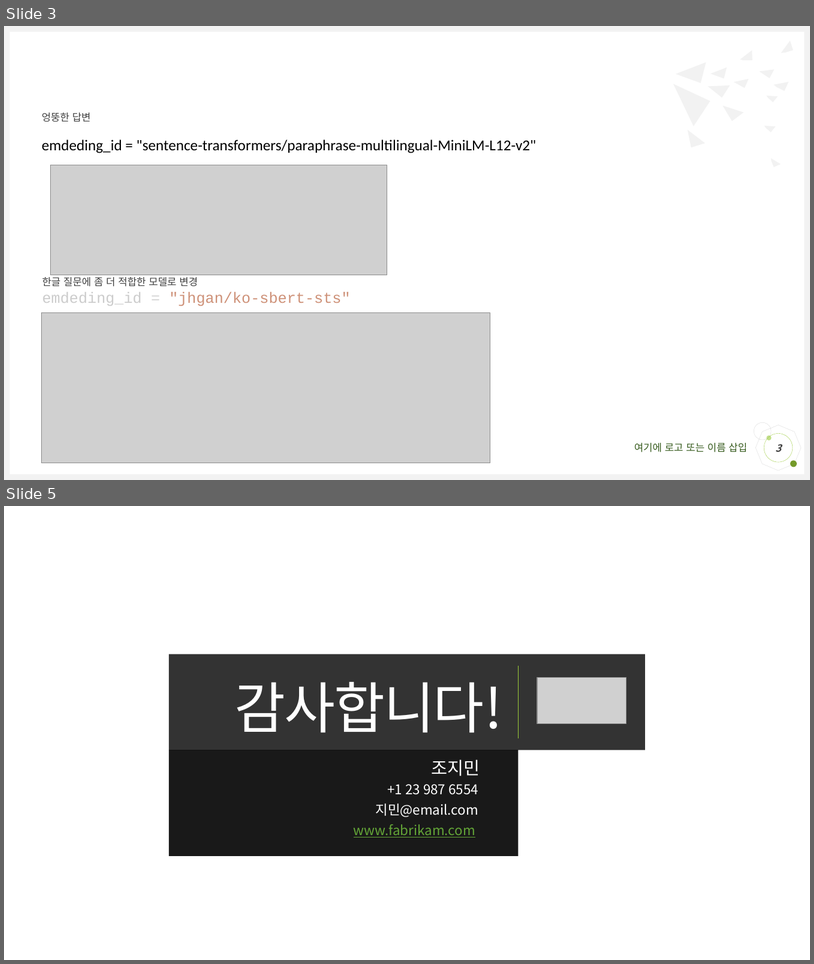
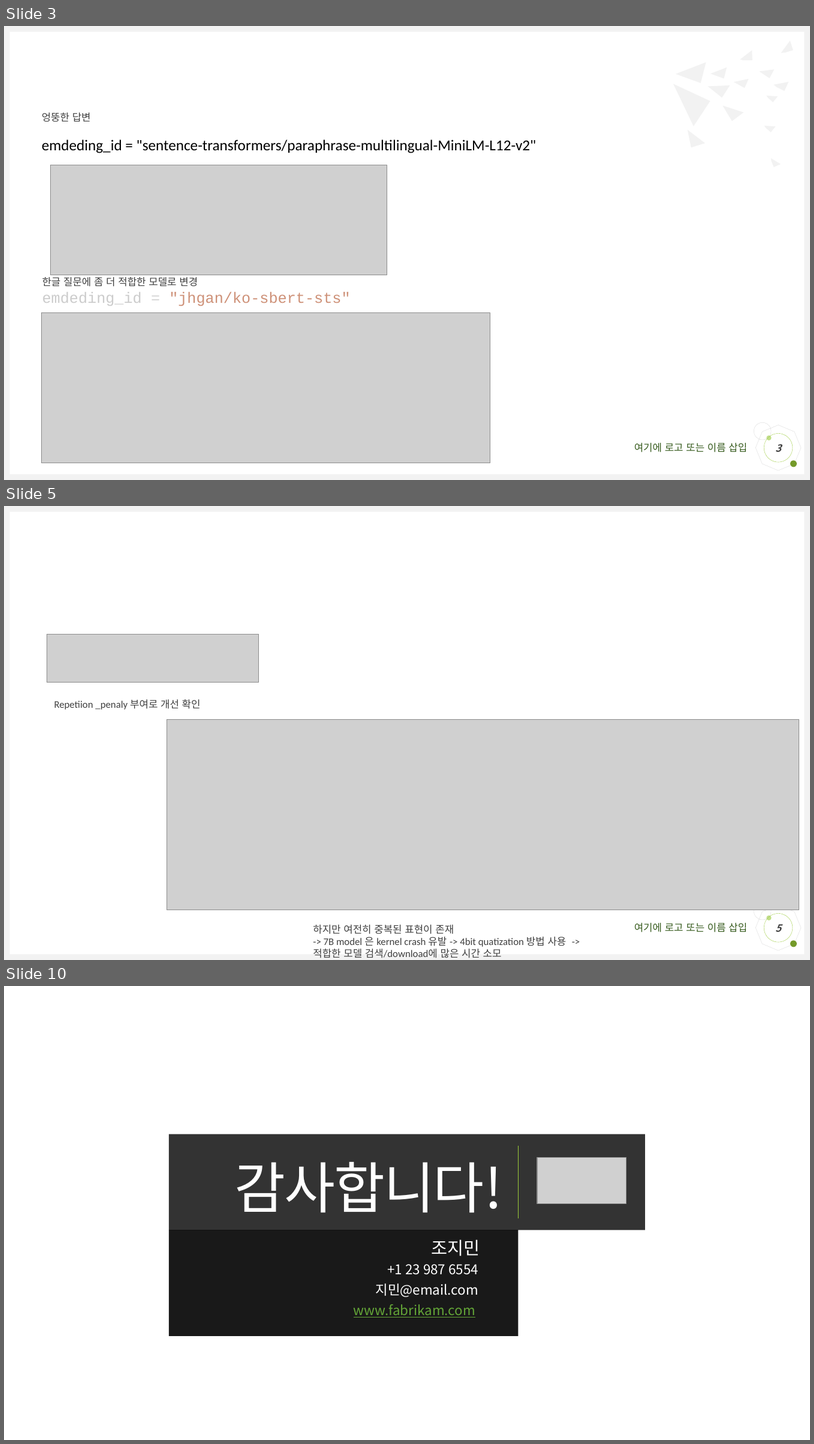
Before and after one commit to Wonchul08Lee/GenAI, a slide deck: Report.pptx. Shown one above the other, each under a label of ours: slides 3 and 5 before the commit, slides 3, 5 and 10 after it; the slides between them are not shown. The pictures are 814x964 and 814x1444 pixels, drawn with LibreOffice and Linux fonts; fonts in the diff are those of the drawing; grey boxes stand for pictures; background and template pictures are left out. Boxes give left, top, right and bottom in pixels: in the first picture for what was removed or moved away, otherwise in the second. Text is boxed around its words. In the diff, an @@ line names an element or a change of style, - is before the commit and + after.

```diff
--- a/Report.pptx
+++ b/Report.pptx
@@ slide 5 added at box(4, 506, 810, 960), background #FFFFFF; not listed: 9 template elements that a slide beside it also shows @@
@@ picture added at box(47, 634, 259, 682) @@
@@ text added at box(54, 699, 201, 709), 12 pt, text #404040 @@
+Repetiion _penaly 부여로 개선 확인
@@ picture added at box(167, 720, 800, 910) @@
@@ page number added at box(764, 913, 793, 942), outline #9ACB39 0.25 pt, 12 pt, text #404040, bold, italic @@
+5
@@ text added at box(313, 924, 567, 958), 12 pt, text #404040 @@
+하지만 여전히 중복된 표현이 존재
+-> 7B model 은 kernel crash 유발 -> 4bit quatization 방법 사용 -> 적합한 모델 검색/download에 많은 시간 소모
@@ what was slide 5 is now slide 10 @@
```
Also in this commit, not shown: 5 other slides added, 1 slide removed.
